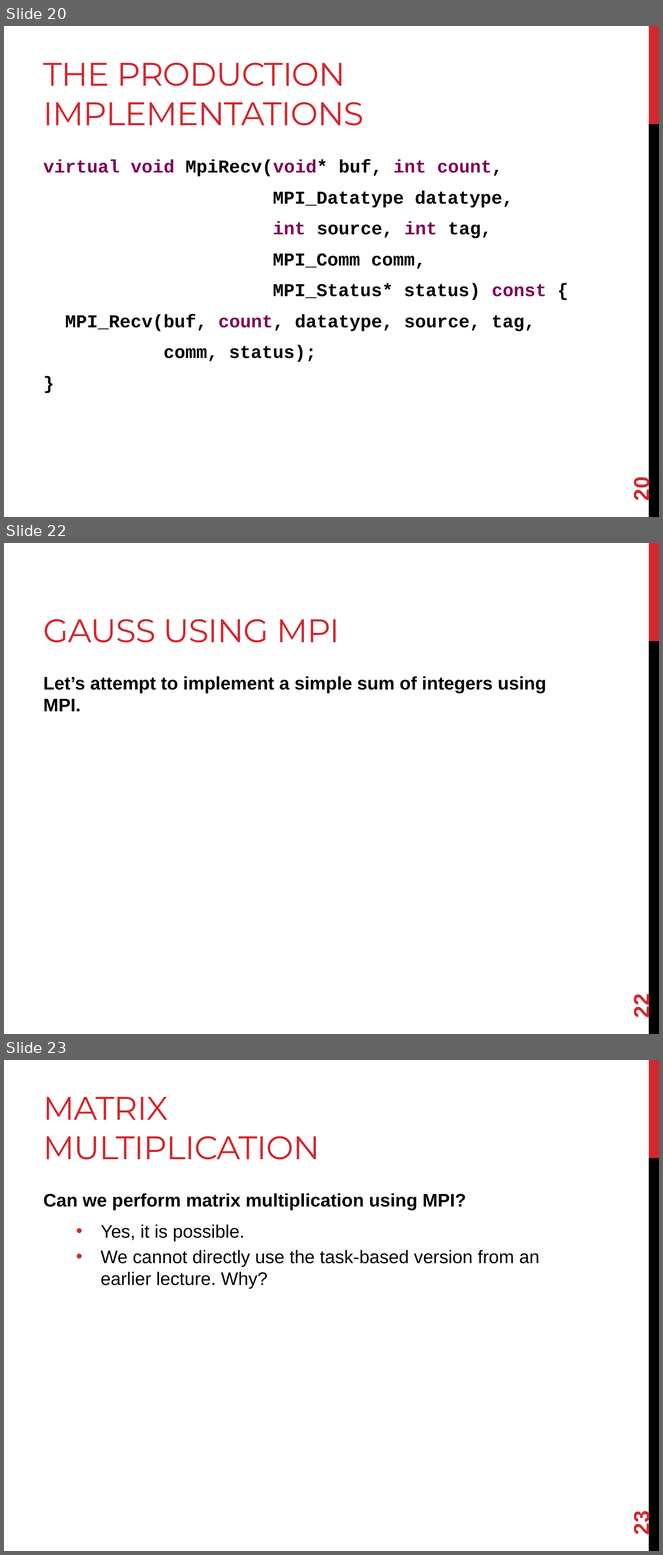
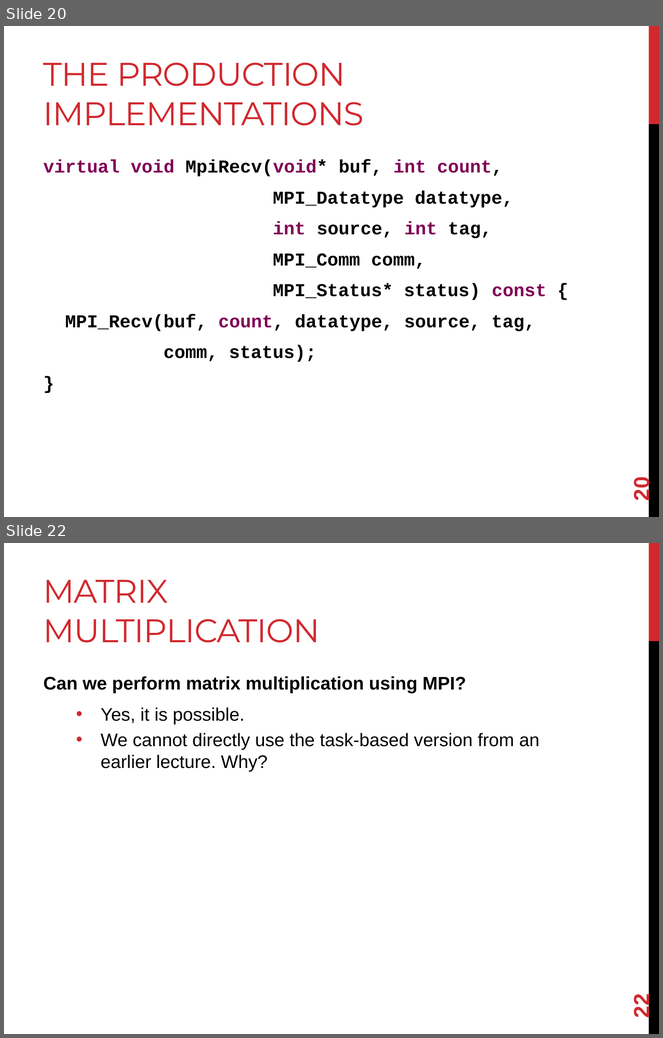
Before and after one commit to joshpeterson/DevelopingConcurrentSoftware, a slide deck: Lectures/Introduction to MPI/Introduction to MPI.pptx. Shown one above the other, each under a label of ours: slides 20, 22 and 23 before the commit, slides 20 and 22 after it; the slides between them are not shown. The pictures are 663x1555 and 663x1038 pixels, drawn with LibreOffice and Linux fonts; fonts in the diff are those of the drawing. Boxes give left, top, right and bottom in pixels: in the first picture for what was removed or moved away, otherwise in the second. Text is boxed around its words. In the diff, an @@ line names an element or a change of style, - is before the commit and + after.

```diff
--- a/Lectures/Introduction to MPI/Introduction to MPI.pptx
+++ b/Lectures/Introduction to MPI/Introduction to MPI.pptx
@@ slide 22 removed at [4,543,659,1034], background #FFFFFF; not listed: 2 template elements that a slide beside it also shows @@
@@ title removed at [44,619,340,643] @@
-GAUSS USING MPI
@@ text removed at [44,676,546,711] @@
-Let’s attempt to implement a simple sum of integers using MPI.
@@ page number removed at [630,996,654,1018] @@
-22
@@ what was slide 23 is now slide 22 @@
@@ page number at [630,996,654,1018]: text changed @@
-23
+22
```
Also in this commit, not shown: 4 slides changed.
